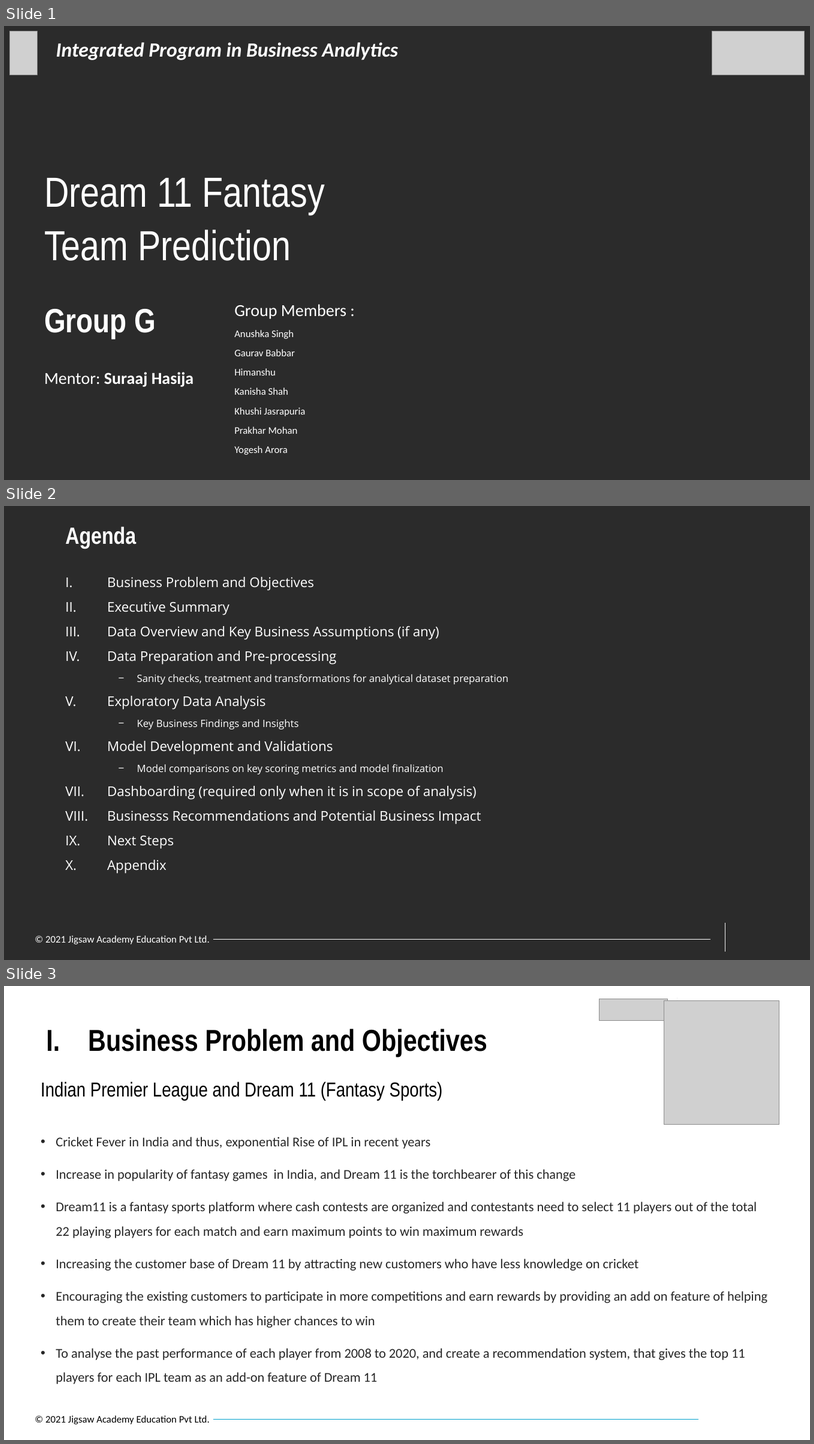
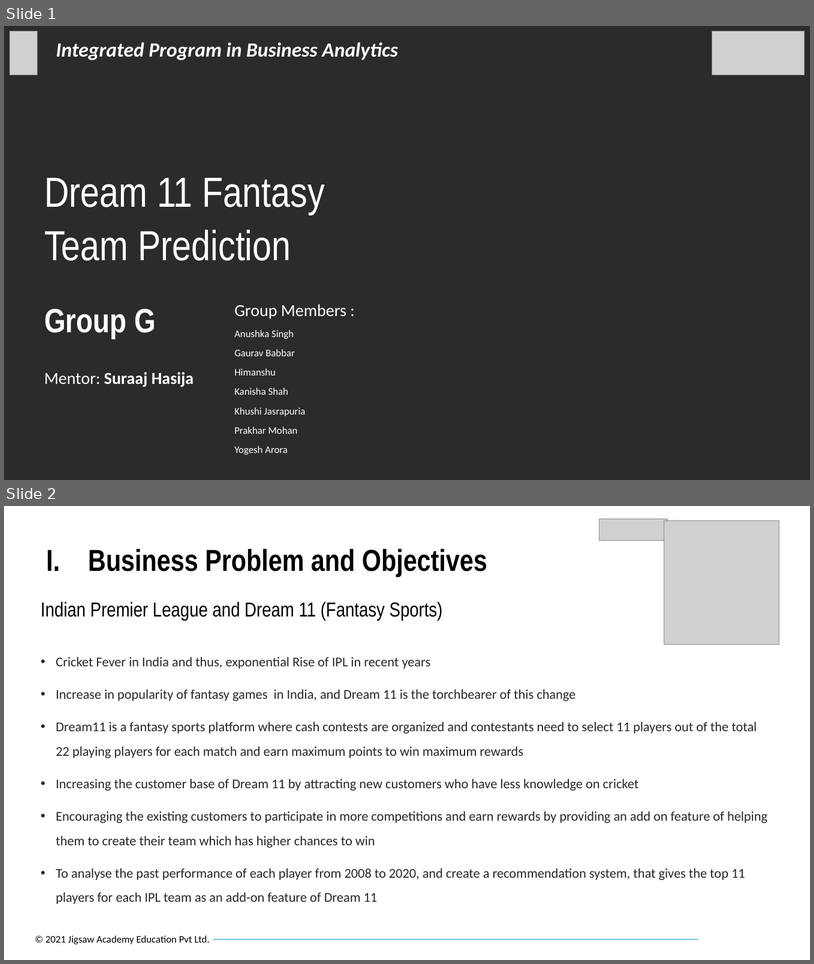
Before and after one commit to prakharmohan4/BYOP, a slide deck: Group G_BYOP.pptx. Shown one above the other, each under a label of ours: slides 1, 2 and 3 before the commit, slides 1 and 2 after it. The pictures are 814x1444 and 814x964 pixels, drawn with LibreOffice and Linux fonts; fonts in the diff are those of the drawing; grey boxes stand for pictures; background and template pictures are left out; a plain dark background stands for a picture behind light text. Boxes give left, top, right and bottom in pixels: in the first picture for what was removed or moved away, otherwise in the second. Text is boxed around its words. In the diff, an @@ line names an element or a change of style, - is before the commit and + after.

```diff
--- a/Group G_BYOP.pptx
+++ b/Group G_BYOP.pptx
@@ slide 2 removed at bbox=[4, 506, 810, 960], background picture (left out) @@
@@ title removed at bbox=[65, 526, 136, 548] @@
-Agenda
@@ text removed at bbox=[107, 577, 509, 873] @@
-I. Business Problem and Objectives
-II. Executive Summary
-III. Data Overview and Key Business Assumptions (if any)
-IV. Data Preparation and Pre-processing
-  − Sanity checks, treatment and transformations for analytical dataset preparation
-V. Exploratory Data Analysis
-  − Key Business Findings and Insights
-VI. Model Development and Validations
-  − Model comparisons on key scoring metrics and model finalization
-VII. Dashboarding (required only when it is in scope of analysis)
-VIII. Businesss Recommendations and Potential Business Impact
-IX. Next Steps
-X. Appendix
@@ text removed at bbox=[45, 935, 210, 944] @@
-© 2021 Jigsaw Academy Education Pvt Ltd.
@@ line removed from (726, 923) to (726, 951) @@
@@ line removed from (213, 939) to (711, 939) @@
@@ what was slide 3 is now slide 2 @@
```
